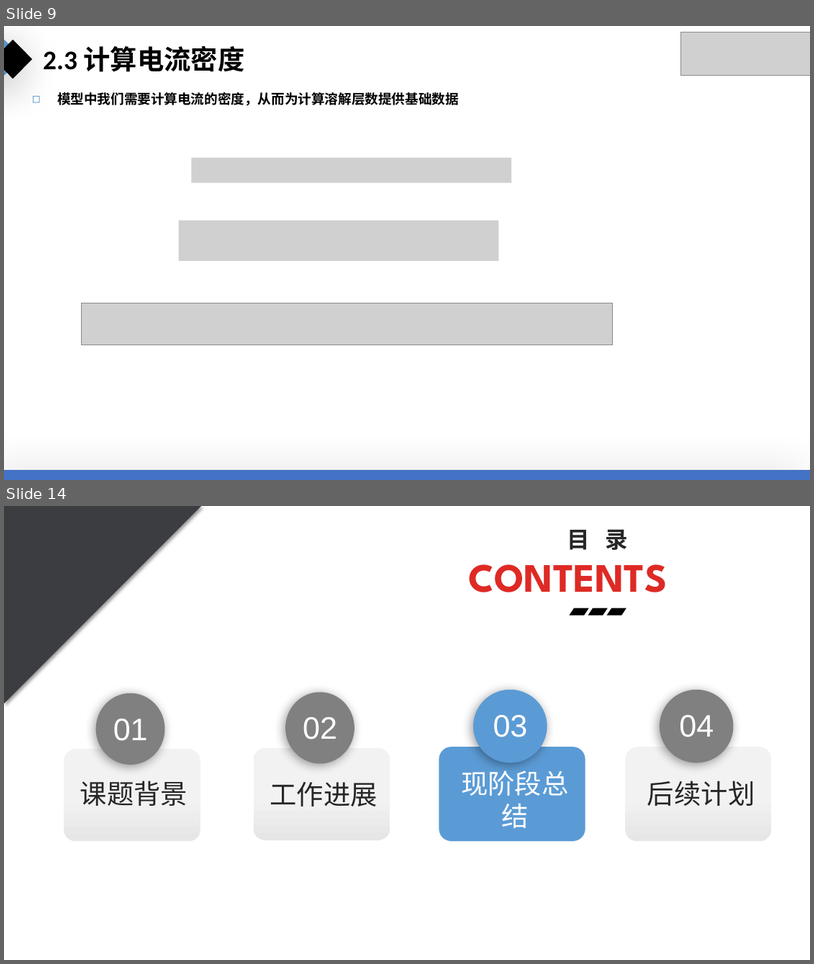
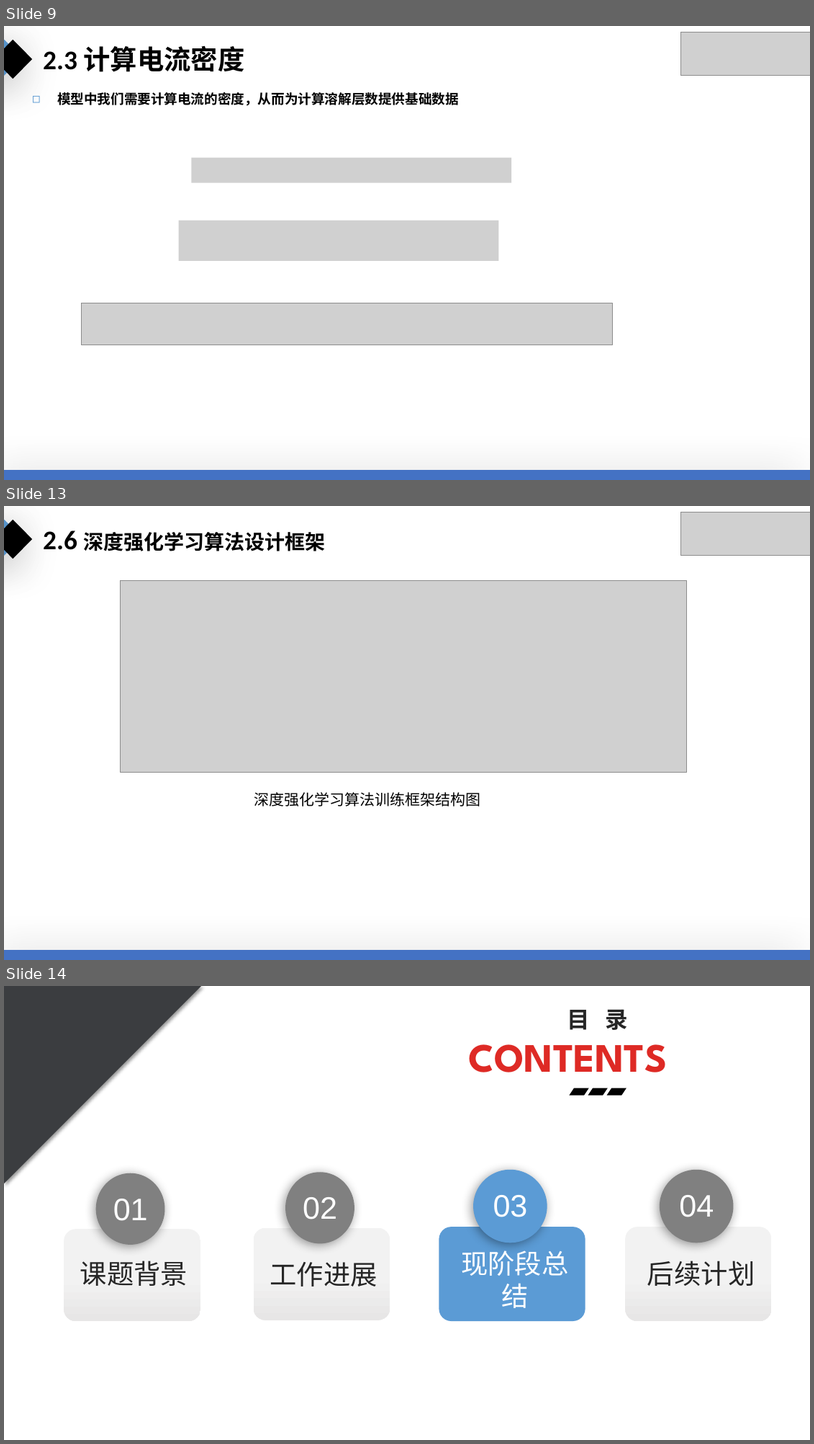
Before and after one commit to Dongboy111/bs-mid, a slide deck: docs/邵亚东.pptx. Shown one above the other, each under a label of ours: slides 9 and 14 before the commit, slides 9, 13 and 14 after it; the slides between them are not shown. The pictures are 814x964 and 814x1444 pixels, drawn with LibreOffice and Linux fonts; fonts in the diff are those of the drawing; grey boxes stand for pictures. Boxes give left, top, right and bottom in pixels: in the first picture for what was removed or moved away, otherwise in the second. Text is boxed around its words. In the diff, an @@ line names an element or a change of style, - is before the commit and + after.

```diff
--- a/docs/邵亚东.pptx
+++ b/docs/邵亚东.pptx
@@ slide 13 added at (x1=4, y1=506, x2=810, y2=960), background #FFFFFF @@
@@ diamond added at (x1=4, y1=518, x2=22, y2=557), fill #5B9BD5 @@
@@ diamond added at (x1=4, y1=519, x2=32, y2=559), fill #000000 @@
@@ picture added at (x1=681, y1=512, x2=810, y2=556) @@
@@ text added at (x1=43, y1=530, x2=326, y2=551), 24 pt, text #000000, bold @@
+2.6 深度强化学习算法设计框架
@@ picture added at (x1=120, y1=581, x2=687, y2=772) @@
@@ text added at (x1=255, y1=792, x2=481, y2=806), 18 pt, text #000000 @@
+深度强化学习算法训练框架结构图
@@ rectangle added at (x1=4, y1=950, x2=810, y2=960), fill #4472C4 @@
```
Also in this commit, not shown: 8 slides changed, 1 other slide added, 2 slides removed.
